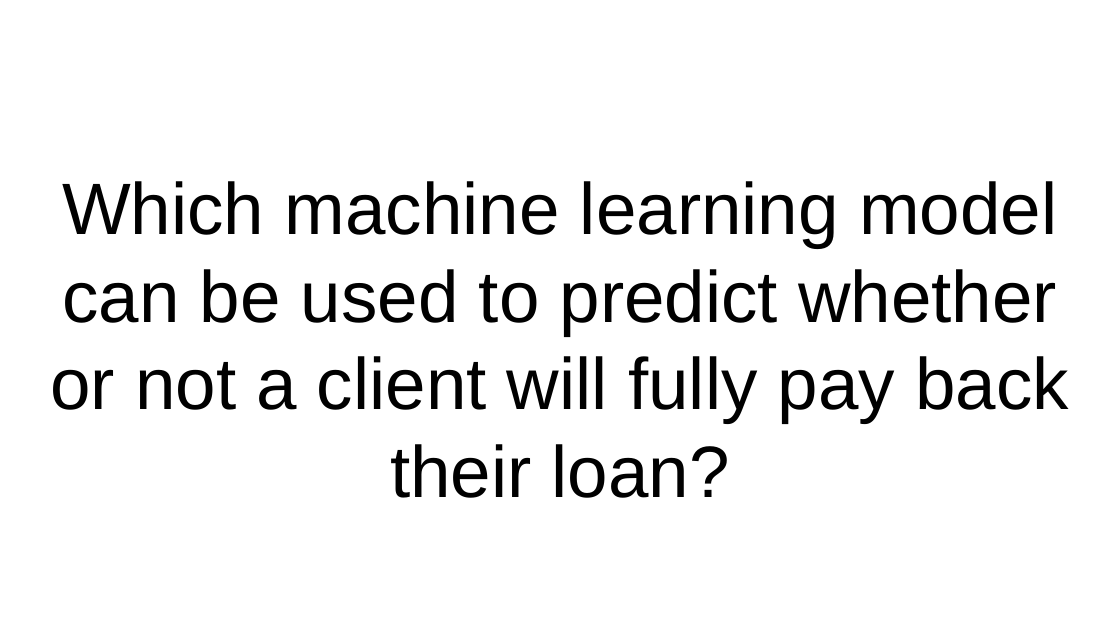
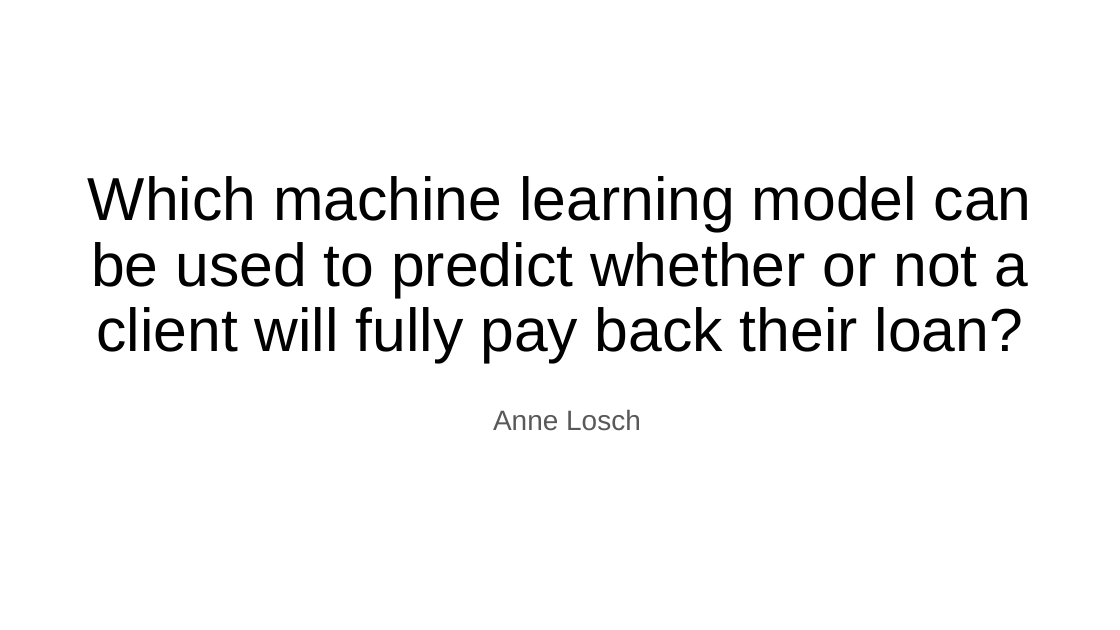
Before and after one commit to mathisme/ThinkfulSLCap, a slide deck: slide 1 of Capstone2.pptx. Drawn at 1120x630 pixels with LibreOffice and Linux fonts; fonts in the diff are those of the drawing. Boxes give left, top, right and bottom in pixels: in the first picture for what was removed or moved away, otherwise in the second. Text is boxed around its words. In the diff, an @@ line names an element or a change of style, - is before the commit and + after.

```diff
--- a/Capstone2.pptx
+++ b/Capstone2.pptx
@@ title "Which machine learning model can ...": place and size @@
-title "Which machine learning model can ..." at (50, 181, 1069, 498)
+title "Which machine learning model can ..." at (88, 176, 1032, 363)
@@ title "Which machine learning model can ..." at (88, 176, 1032, 363): size 46.8 to 39 pt; line spacing 1 to 0.9 @@
@@ text added at (493, 409, 641, 431), 18 pt, text #595959 @@
+Anne Losch
```
Also in this commit, not shown: 1 other slide changed.
